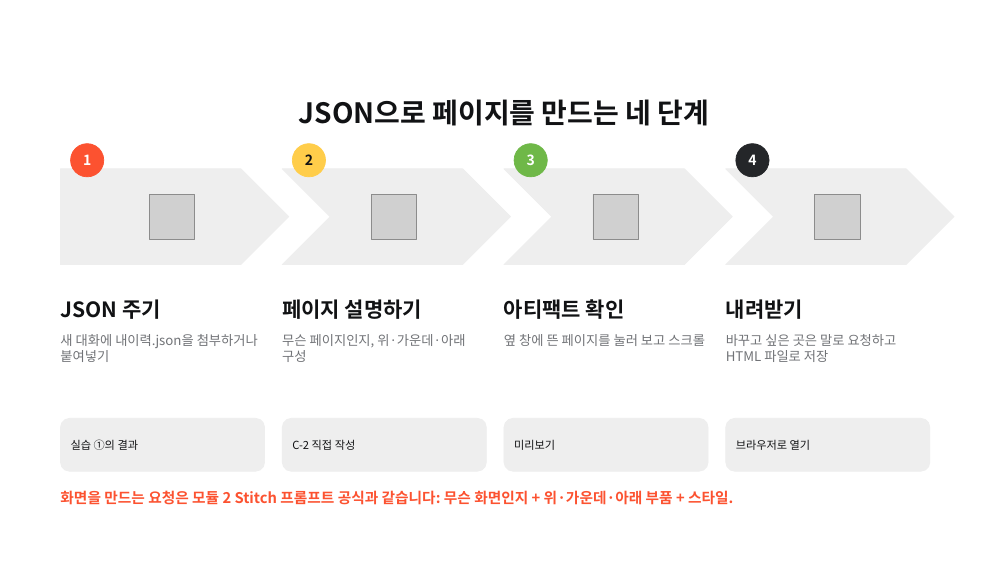
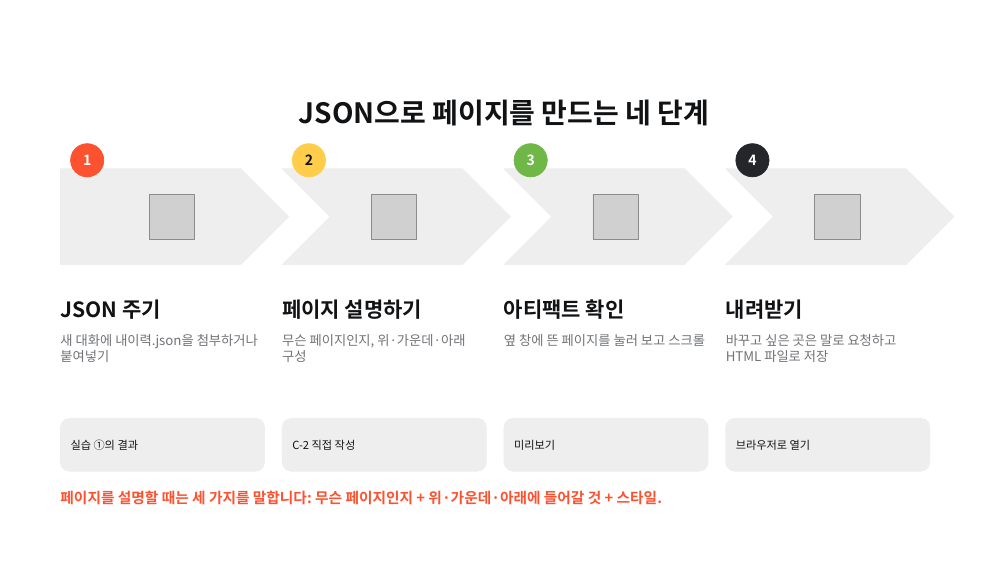
Before and after one commit to pa3757/KPX_knewdeal, a slide deck: slide 16 of instructor/특별실습_Claude_이력JSON.pptx. Drawn at 1008x567 pixels with LibreOffice and Linux fonts; fonts in the diff are those of the drawing; grey boxes stand for pictures; background and template pictures are left out. Boxes give left, top, right and bottom in pixels: in the first picture for what was removed or moved away, otherwise in the second. Text is boxed around its words. In the diff, an @@ line names an element or a change of style, - is before the commit and + after.

```diff
--- a/instructor/특별실습_Claude_이력JSON.pptx
+++ b/instructor/특별실습_Claude_이력JSON.pptx
@@ text at (60,490,662,505): text changed @@
-화면을 만드는 요청은 모듈 2 Stitch 프롬프트 공식과 같습니다: 무슨 화면인지 + 위·가운데·아래 부품 + 스타일.
+페이지를 설명할 때는 세 가지를 말합니다: 무슨 페이지인지 + 위·가운데·아래에 들어갈 것 + 스타일.
```
Also in this commit, not shown: 1 other slide changed, 4 other files.
